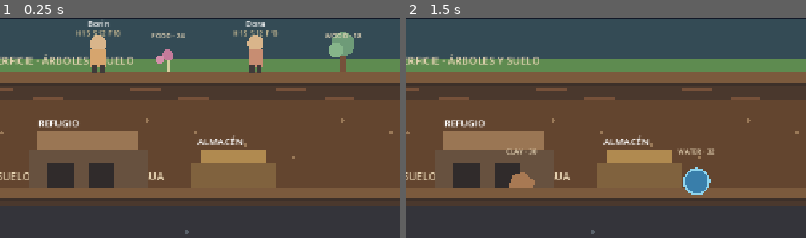
Above: before the commit, frames 1-2 (left to right).
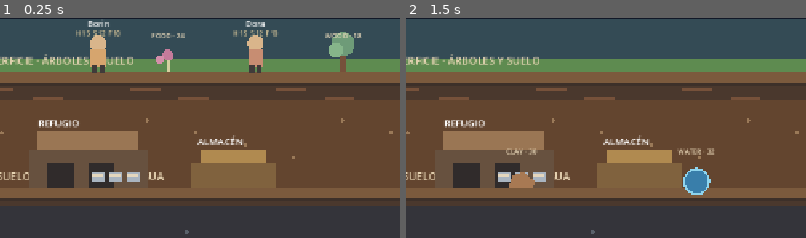
Above: after the commit, the same moments.

Repository: black-cuba/Dwarf-Land
Game: Godot game, scene res://scenes/main.tscn
The game is run twice, just before and just after one commit, with the same random seed, the same clock (stepped at 60 frames per second) and the same inputs.
Inputs:
- Up to frame 1 (0.25 s): no input
- Up to frame 2 (1.5 s): click "Cambiar nivel" at 0.5 s; click "Recolectar comida" at 1.25 s
The pictures show only the part of the screen within x 8-58%, y 16-66%; the shares and areas given below are measured in that part.

The runs differ from the first frame. In frame 1, 0.4% of the frame differs, in the area x 23-35%, y 70-75%; in frame 2, 0.3%.

Commit message:
Render beds inside the colony shelter

Diff:
--- a/scripts/game.gd
+++ b/scripts/game.gd
@@ -143,6 +143,10 @@
 	draw_rect(Rect2(180, 350, 42, 40), Color("#302b2b"))
 	draw_rect(Rect2(245, 350, 42, 40), Color("#302b2b"))
 	draw_string(ThemeDB.fallback_font, Vector2(165, 292), "REFUGIO", HORIZONTAL_ALIGNMENT_LEFT, -1, 15, Color.WHITE)
+	for bed_x in [7, 8, 9]:
+		var bed_px := 65.0 + float(bed_x) * 28.0
+		draw_rect(Rect2(bed_px - 11, 366, 22, 15), Color("#a9b4c0"))
+		draw_rect(Rect2(bed_px - 9, 368, 18, 5), Color("#e4d6bd"))
 
 	draw_rect(Rect2(410, 350, 135, 40), Color("#80623e"))
 	draw_rect(Rect2(425, 330, 105, 20), Color("#b08a50"))
